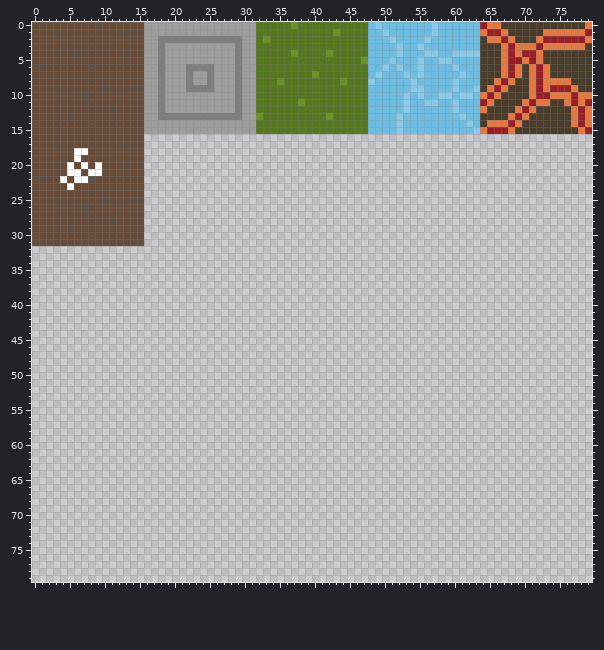
Sprite sheet: Images/Tiles.png. The picture above is the old version.
The file is 80x80 pixels.
The same view after the edit:
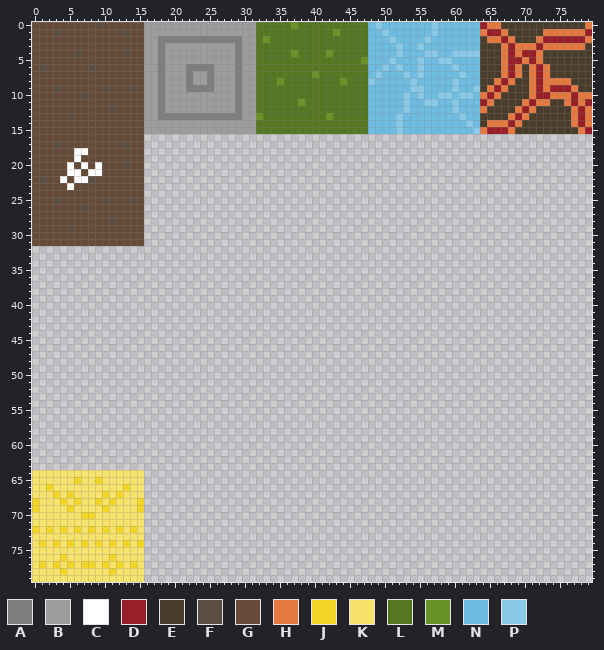
Palette (. is transparent): A #7e7e7e  B #9d9d9d  C #ffffff  D #981e27  E #493c2b  F #5b4e43  G #664c38  H #e47a42  J #f3d528  K #f7e26b  L #54771f  M #689426  N #6dbce1  P #8ac9e7
From old to new:
There is now colour J in row 65 at x 6 and 9; in row 66 at x 2 and 13; in row 67 at x 3, 5, 10 and 12; in row 68 at x 0, 4, 6, 9, 11 and 15; in row 69 at x 0, 5, 10 and 15; in row 70 at x 7 to 8.
There is now colour J in row 72 at x 0, 2, 4, 6, 8, 10, 12 and 14; in row 74 at x 1, 3, 5, 7, 9, 11, 13 and 15; in row 76 at x 4 and 11; in row 77 at x 1, 3, 5, 7 to 8, 10, 12 and 14; in row 78 at x 4 and 11.
There is now colour K in row 64 at x 0 to 15; in row 65 at x 0 to 5, 7 to 8 and 10 to 15; in row 66 at x 0 to 1, 3 to 12 and 14 to 15; in row 67 at x 0 to 2, 4, 6 to 9, 11 and 13 to 15; in row 68 at x 1 to 3, 5, 7 to 8, 10 and 12 to 14; in row 69 at x 1 to 4, 6 to 9 and 11 to 14.
There is now colour K in row 70 at x 0 to 6 and 9 to 15; in row 71 at x 0 to 15; in row 72 at x 1, 3, 5, 7, 9, 11, 13 and 15; in row 73 at x 0 to 15; in row 74 at x 0, 2, 4, 6, 8, 10, 12 and 14; in row 75 at x 0 to 15.
There is now colour K in row 76 at x 0 to 3, 5 to 10 and 12 to 15; in row 77 at x 0, 2, 4, 6, 9, 11, 13 and 15; in row 78 at x 0 to 3, 5 to 10 and 12 to 15; in row 79 at x 0 to 15.
Where, in picture pixels (left, top, right, bottom), the same in both pictures:
added: (32, 470, 144, 582)
